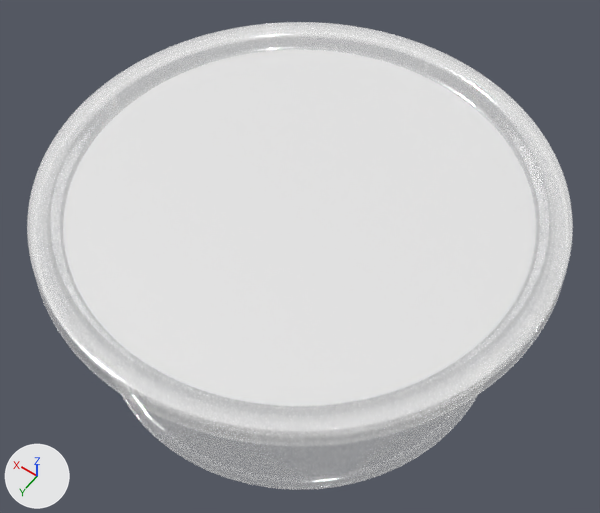
The glTF model assets/glb/round/750ml_round.glb, before and after one commit.
The view is the same before and after, from a 50 mm camera at (-0.0924, 0.1291, 0.2288) aimed at (-0.0012, 0.0014, 0.0281). The lights are fixed; the arrows at lower left show +X, +Y and +Z. Where no turn or scale is listed for an object, it has been applied to the vertices.

Names of what the first picture shows: 'Cylinder_2', 'top', 'top_logo'.
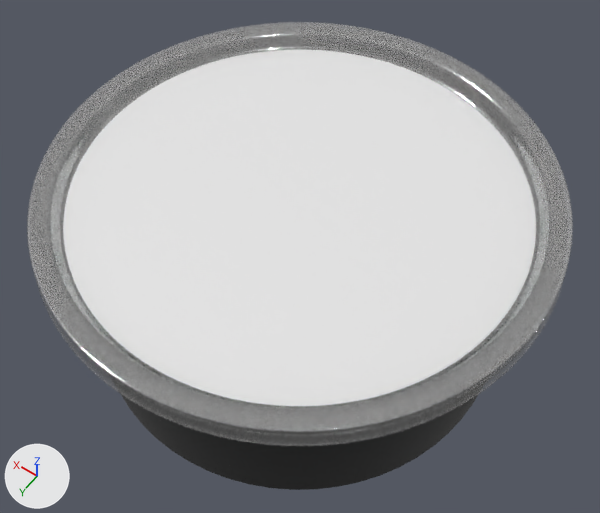
The change in detail:
In material 'bottom' (mat_bottom), metallic goes from 1.0 to 0.0.
In material 'bottom' (mat_bottom), alpha goes from 0.36 to 1.0.
In material 'bottom' (mat_bottom), emission_strength is no longer 0.246.
Material 'bottom' (mat_bottom) changes colour from white #ffffff to black #000000; in linear values from (1.0, 1.0, 1.0) to (0.0, 0.0, 0.0).
In material 'bottom' (mat_bottom), roughness goes from 0.12 to 0.25.
In material 'lid' (mat_lid), emission_strength is no longer 0.246.
me_mesh_2 has 320 vertices, 512 faces and spans x -0.07..0.0702, y -0.0702..0.0701, z -0.0502..-0.0005.
me_mesh_2 no longer uses material mat_label_side_area (white #ffffff).
me_mesh_2 now uses material mat_bottom (black #000000).

Location of each change, [x1, y1, x2, y2] in pixels of the pictures (600 x 513 px):
'top', surface changed
    both: [27, 22, 573, 446]
'Cylinder_2', recoloured, surface changed (white to black)
    both: [122, 394, 479, 490]
